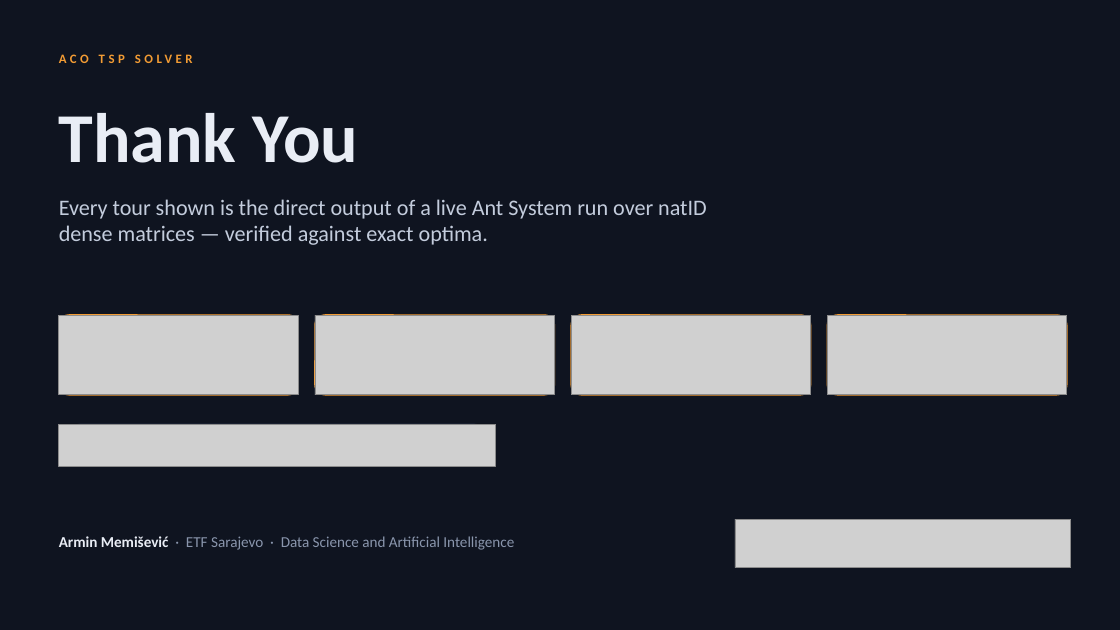
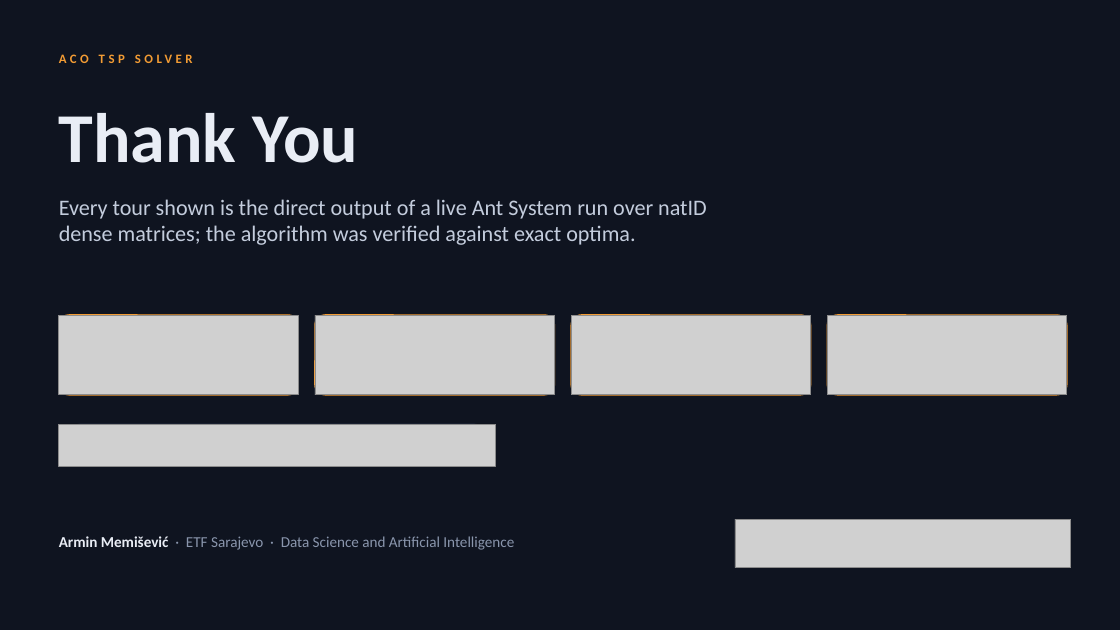
Before and after one commit to arminn2206/ProjNO_TSPACO_Memisevic, a slide deck: slide 23 of Docs/ACO_TSP_Solver_Defence.pptx. Drawn at 1120x630 pixels with LibreOffice and Linux fonts; fonts in the diff are those of the drawing; grey boxes stand for pictures; background and template pictures are left out. Boxes give left, top, right and bottom in pixels: in the first picture for what was removed or moved away, otherwise in the second. Text is boxed around its words. In the diff, an @@ line names an element or a change of style, - is before the commit and + after.

```diff
--- a/Docs/ACO_TSP_Solver_Defence.pptx
+++ b/Docs/ACO_TSP_Solver_Defence.pptx
@@ text at box(59, 199, 707, 245): text changed @@
-Every tour shown is the direct output of a live Ant System run over natID dense matrices — verified against exact optima.
+Every tour shown is the direct output of a live Ant System run over natID dense matrices; the algorithm was verified against exact optima.
```
Also in this commit, not shown: 2 other slides changed, 2 other files.
